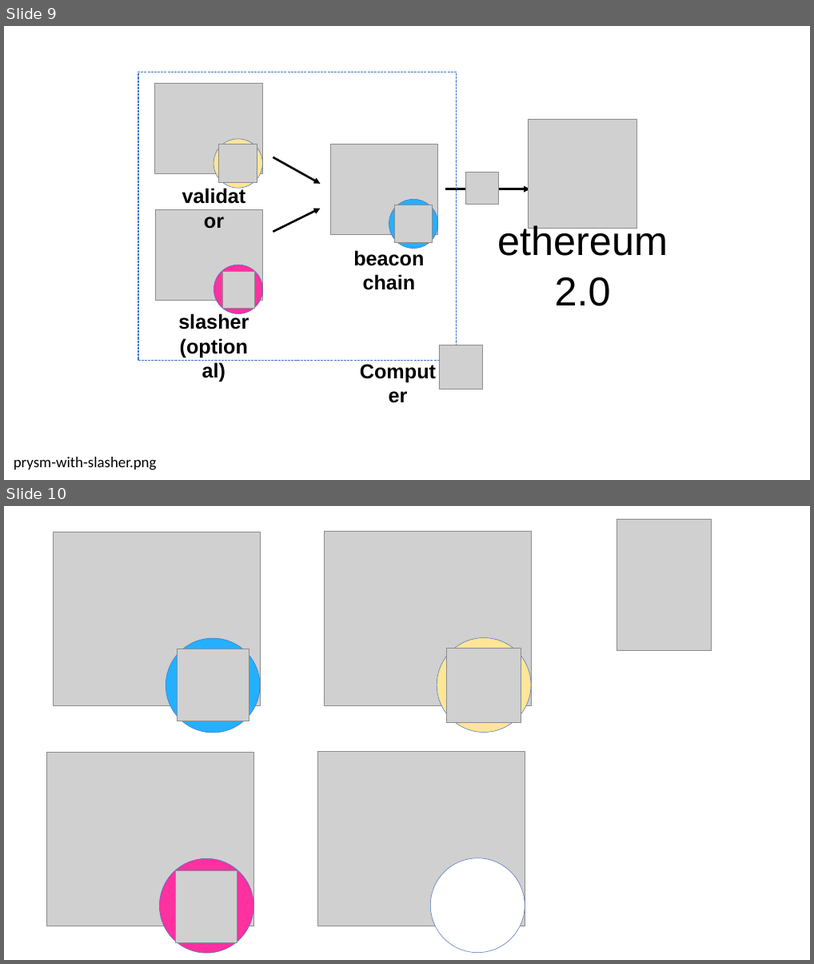
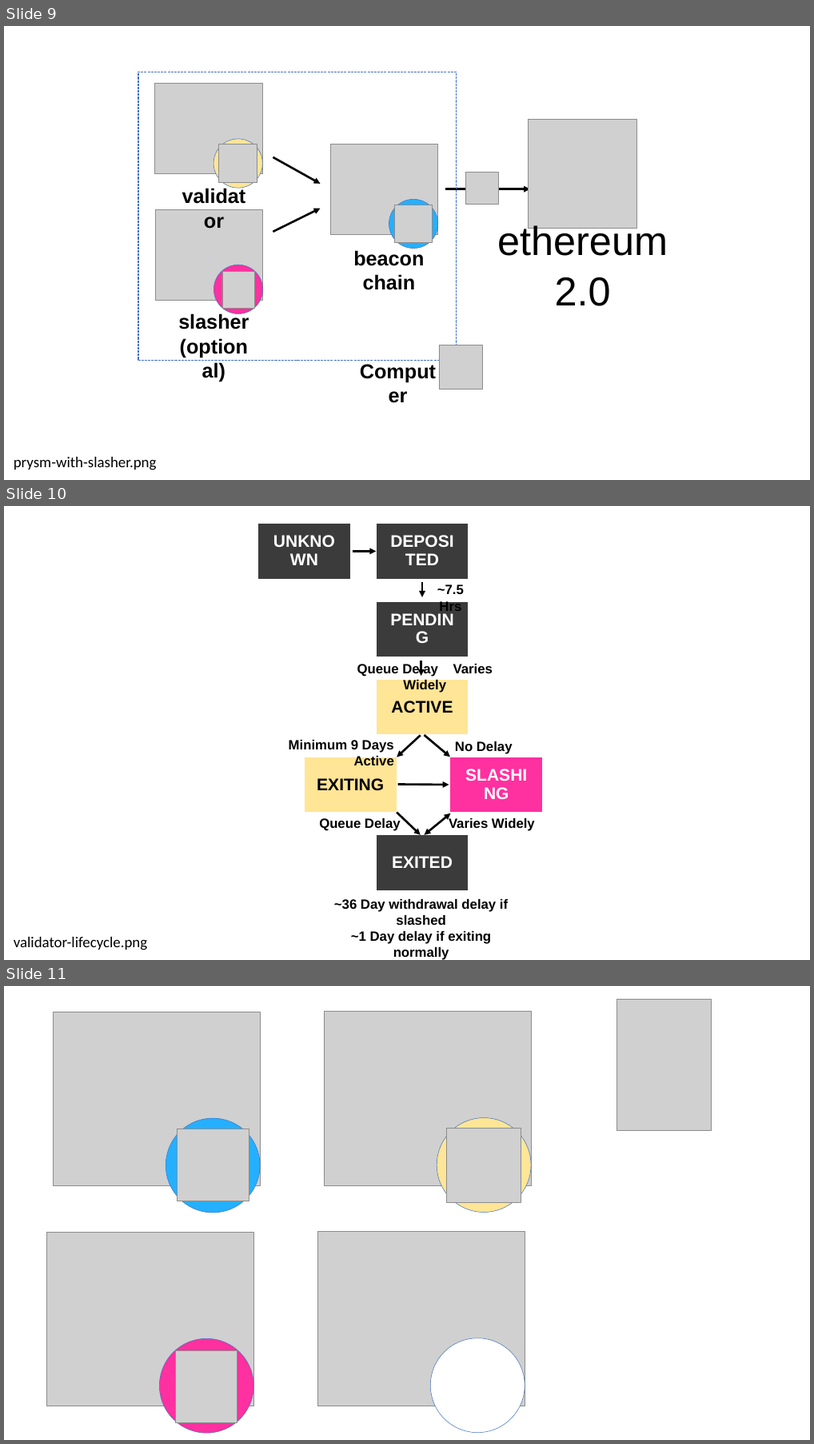
Before and after one commit to prysmaticlabs/documentation, a slide deck: website/static/img/Prysm_Docs.pptx. Shown one above the other, each under a label of ours: slides 9 and 10 before the commit, slides 9, 10 and 11 after it. The pictures are 814x964 and 814x1444 pixels, drawn with LibreOffice and Linux fonts; fonts in the diff are those of the drawing; grey boxes stand for pictures. Boxes give left, top, right and bottom in pixels: in the first picture for what was removed or moved away, otherwise in the second. Text is boxed around its words. In the diff, an @@ line names an element or a change of style, - is before the commit and + after.

Commit message:
Added Validator Lifecyle Page

```diff
--- a/website/static/img/Prysm_Docs.pptx
+++ b/website/static/img/Prysm_Docs.pptx
@@ slide 10 added at bbox=[4, 506, 810, 960], background #FFFFFF @@
@@ freeform shape added at bbox=[258, 524, 350, 579], fill #3B3B3B, outline #FFFFFF 1 pt, 20 pt, text #FFFFFF, bold @@
+UNKNOWN
@@ freeform shape added at bbox=[376, 524, 469, 579], fill #3B3B3B, outline #FFFFFF 1 pt, 20 pt, text #FFFFFF, bold @@
+DEPOSITED
@@ arrow added from (353, 552) to (376, 552), #000000 2.5 pt @@
@@ freeform shape added at bbox=[376, 601, 469, 657], fill #3B3B3B, outline #FFFFFF 1 pt, 20 pt, text #FFFFFF, bold @@
+PENDING
@@ arrow added from (422, 582) to (422, 597), #000000 2.5 pt @@
@@ text added at bbox=[438, 584, 464, 614], 16 pt, text #000000, bold @@
+~7.5 Hrs
@@ text added at bbox=[358, 662, 493, 692], 16 pt, text #000000, bold @@
+Queue Delay Varies Widely
@@ arrow added from (422, 660) to (422, 676), #000000 2.5 pt @@
@@ freeform shape added at bbox=[376, 679, 469, 735], fill #FFE596, outline #FFFFFF 1 pt, 20 pt, text #000000, bold @@
+ACTIVE
@@ text added at bbox=[289, 740, 394, 765], 16 pt, text #000000, bold @@
+Minimum 9 Days Active
@@ arrow added from (421, 736) to (398, 757), #000000 2.5 pt @@
@@ arrow added from (425, 735) to (450, 756), #000000 2.5 pt @@
@@ text added at bbox=[455, 741, 513, 754], 16 pt, text #000000, bold @@
+No Delay
@@ freeform shape added at bbox=[305, 757, 398, 812], fill #FFE596, outline #FFFFFF 1 pt, 20 pt, text #000000, bold @@
+EXITING
@@ freeform shape added at bbox=[450, 756, 543, 812], fill #FF30A0, outline #FFFFFF 1 pt, 20 pt, text #FFFFFF, bold @@
+SLASHING
@@ arrow added from (398, 784) to (450, 784), #000000 2.5 pt @@
@@ arrow added from (398, 812) to (421, 835), #000000 2.5 pt @@
@@ double arrow added from (451, 813) to (425, 835), #000000 2.5 pt @@
@@ text added at bbox=[319, 818, 535, 831], 16 pt, text #000000, bold @@
+Queue Delay Varies Widely
@@ freeform shape added at bbox=[376, 835, 469, 891], fill #3B3B3B, outline #FFFFFF 1 pt, 20 pt, text #FFFFFF, bold @@
+EXITED
@@ text added at bbox=[334, 899, 508, 960], 16 pt, text #000000, bold @@
+~36 Day withdrawal delay if slashed
+~1 Day delay if exiting normally
@@ text added at bbox=[14, 936, 147, 950], 18 pt, text #000000 @@
+validator-lifecycle.png
@@ what was slide 10 is now slide 11 @@
```
Also in this commit, not shown: 3 other files.
